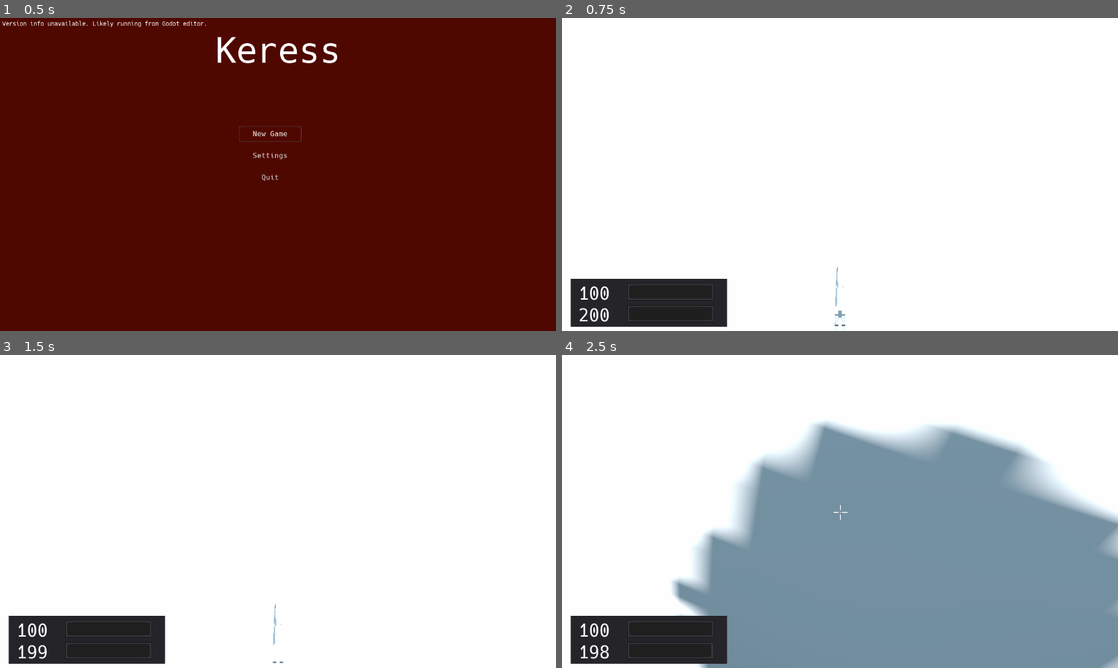
Above: before the commit, frames 1-4 (two rows, left to right).
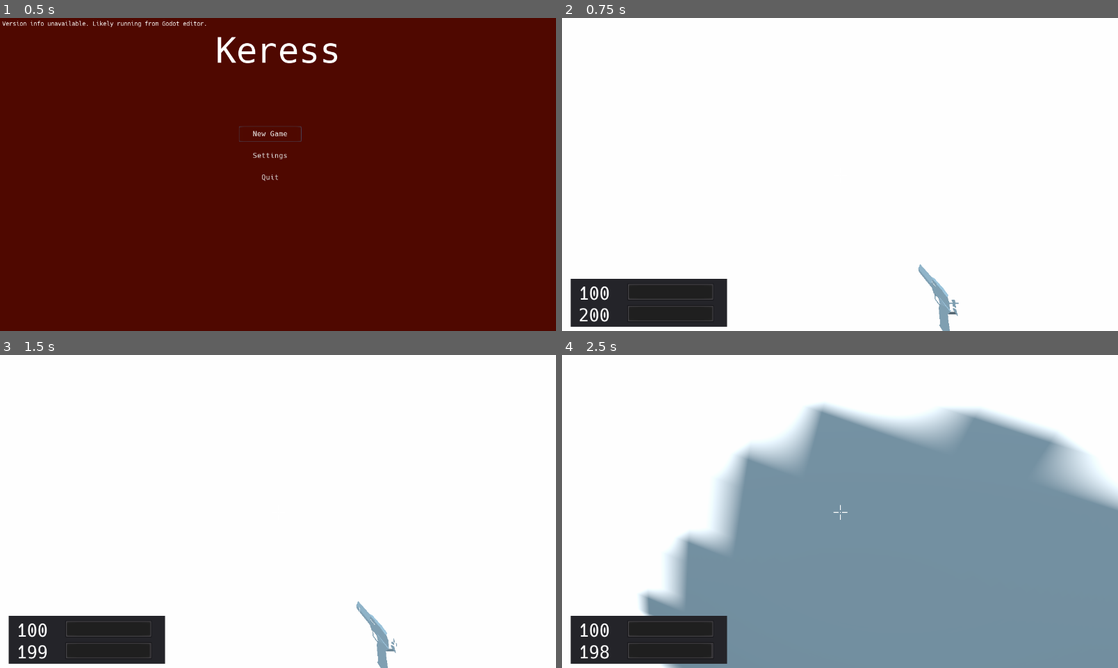
Above: after the commit, the same moments.

Repository: duckinator/keress
Game: Godot game, scene res://menus/MainMenu.tscn
Same seed, same stepped clock (60 frames per second), same inputs: the game is played once before the commit and once after it.
Inputs (mouse positions are in pixels of both pictures, inside the frame that each line leads up to):
- Up to frame 1 (0.5 s): no input
- Up to frame 2 (0.75 s): click "New Game" at 0.5 s
- Up to frame 3 (1.5 s): tap Enter (ui_accept) at 1.25 s; move the mouse to (305, 511) at 1.27 s; press the mouse at (305, 511) at 1.28 s; hold W (movement_forward) from 1.28 s (still down)
- Up to frame 4 (2.5 s): keep holding W (movement_forward); tap Space (movement_jump) at 1.52, 2.27 s; move the mouse to (812, 511) at 2.02 s; release the mouse at (812, 511) at 2.03 s; right-click (812, 511) at 2.1 s

Frame 1 is identical in both runs. In frame 2, 0.5% of the frame differs, in the area x 49-72%, y 78-100%; in frame 3, 0.5%; in frame 4, 12%, in the area x 13-100%, y 15-100%.

Commit message:
Beginning of work on making the gun movable to the left side.

Diff:
--- a/src/menus/SettingsMenu.gd
+++ b/src/menus/SettingsMenu.gd
@@ -3,6 +3,7 @@
 onready var vbox = $ScrollContainer/HBoxContainer/VBoxContainer
 onready var _vsync = vbox.get_node('CheckButton_VSync')
 onready var _fullscreen = vbox.get_node('CheckButton_Fullscreen')
+onready var _gun_on_left = vbox.get_node("CheckButton_GunOnLeft")
 onready var _debug = vbox.get_node('CheckButton_Debug')
 onready var _controls = vbox.get_node('Button_Controls')
 onready var _mouse_sensitivity = vbox.get_node('HSlider_Mouse_Sensitivity')
@@ -16,6 +17,8 @@
 	Console.error_unless_ok("_vsync.connect('pressed') failed", err)
 	err = _fullscreen.connect("pressed", self, "toggle_fullscreen")
 	Console.error_unless_ok("_fullscreen.connect('pressed') failed", err)
+	err = _gun_on_left.connect("pressed", self, "toggle_gun_on_left")
+	Console.error_unless_ok("_gun_on_left.connect('pressed') failed", err)
 	err = _debug.connect("pressed", self, "toggle_debug")
 	Console.error_unless_ok("_debug.connect('pressed') failed", err)
 	err = _controls.connect("pressed", $InputMapper, "activate")
@@ -53,6 +56,10 @@
 	Settings.store("fullscreen", _fullscreen.pressed)
 	load_settings()
 
+func toggle_gun_on_left():
+	Settings.store("gun_on_left", _gun_on_left.pressed)
+	load_settings()
+
 func toggle_debug():
 	Settings.store("debug", _debug.pressed)
 	load_settings()
@@ -76,6 +83,7 @@
 
 	_vsync.pressed = Settings.fetch("vsync")
 	_fullscreen.pressed = Settings.fetch("fullscreen")
+	_gun_on_left.pressed = Settings.fetch("gun_on_left")
 	_debug.pressed = Settings.fetch("debug")
 
 	Debug.enabled = _debug.pressed
--- a/src/menus/SettingsMenu.tscn
+++ b/src/menus/SettingsMenu.tscn
@@ -64,12 +64,12 @@
 
 [node name="HBoxContainer" type="HBoxContainer" parent="ScrollContainer"]
 margin_right = 324.0
-margin_bottom = 510.0
+margin_bottom = 574.0
 custom_constants/separation = 20
 
 [node name="VBoxContainer" type="VBoxContainer" parent="ScrollContainer/HBoxContainer"]
 margin_right = 324.0
-margin_bottom = 510.0
+margin_bottom = 574.0
 custom_constants/separation = 20
 
 [node name="Label_Mouse_Sensitivity" type="Label" parent="ScrollContainer/HBoxContainer/VBoxContainer"]
@@ -146,10 +146,17 @@
 custom_fonts/font = SubResource( 5 )
 text = "Fullscreen"
 
-[node name="CheckButton_Debug" type="CheckButton" parent="ScrollContainer/HBoxContainer/VBoxContainer"]
+[node name="CheckButton_GunOnLeft" type="CheckButton" parent="ScrollContainer/HBoxContainer/VBoxContainer"]
 margin_top = 404.0
 margin_right = 324.0
 margin_bottom = 448.0
+custom_fonts/font = SubResource( 5 )
+text = "Gun On Left"
+
+[node name="CheckButton_Debug" type="CheckButton" parent="ScrollContainer/HBoxContainer/VBoxContainer"]
+margin_top = 468.0
+margin_right = 324.0
+margin_bottom = 512.0
 focus_neighbour_top = NodePath("../CheckButton_Fullscreen")
 focus_neighbour_bottom = NodePath("../Button_Controls")
 focus_next = NodePath("../Button_Controls")
@@ -158,9 +165,9 @@
 text = "Debug Mode"
 
 [node name="Button_Controls" type="Button" parent="ScrollContainer/HBoxContainer/VBoxContainer"]
-margin_top = 468.0
+margin_top = 532.0
 margin_right = 324.0
-margin_bottom = 510.0
+margin_bottom = 574.0
 custom_fonts/font = SubResource( 7 )
 text = "Controls"
 
--- a/src/player/Player.gd
+++ b/src/player/Player.gd
@@ -51,8 +51,7 @@
 
 	reload_player_settings()
 	var err = Game.connect("resume", self, "reload_player_settings")
-	if err != OK:
-		Console.error("Game.connect('resume') failed", err)
+	Console.error_unless_ok("Game.connect('resume') failed", err)
 
 	adjust_health(MAX_HEALTH)
 	camera.set_current(true)
@@ -63,6 +62,15 @@
 	camera.fov = Settings.fetch("field_of_view")
 	MOUSE_SENSITIVITY = float(Settings.fetch("mouse_sensitivity")) / 100
 	JOYPAD_SENSITIVITY = Settings.fetch("joypad_sensitivity")
+	_setup_gun_on_left(Settings.fetch("gun_on_left"))
+
+func _setup_gun_on_left(gun_on_left):
+	if gun_on_left:
+		#$HUD/Panel_Left.margin_right = 20
+		$RotationHelper/DEagle.translation.x = -0.4
+	else:
+		#$HUD/Panel_Left.margin_left = 20
+		$RotationHelper/DEagle.translation.x = 0.4
 
 func _process(_delta):
 	var horiz = Input.get_action_strength("look_right") - Input.get_action_strength("look_left")
--- a/src/player/Player.tscn
+++ b/src/player/Player.tscn
@@ -37,7 +37,7 @@
 far = 550.0
 
 [node name="DEagle" parent="RotationHelper" instance=ExtResource( 4 )]
-transform = Transform( -1.62921e-07, 0, -1, 0, 1, 0, 1, 0, -1.62921e-07, 0, -0.5, -0.6 )
+transform = Transform( -1.62921e-07, 0, -1, 0, 1, 0, 1, 0, -1.62921e-07, 0.4, -0.5, -0.75 )
 
 [node name="TargetRayCast" type="RayCast" parent="RotationHelper"]
 cast_to = Vector3( 0, 0, -500 )
--- a/src/systems/Settings.gd
+++ b/src/systems/Settings.gd
@@ -5,11 +5,13 @@
 const DEFAULTS = {
 	"mouse_sensitivity": 20,
 	"joypad_sensitivity": 20,
-	"field_of_view": 90,
+	"field_of_view": 80,
 
 	"vsync": false,
 	"fullscreen": false,
 	"debug": false,
+
+	"gun_on_left": false,
 }
 
 func store(key, val):
